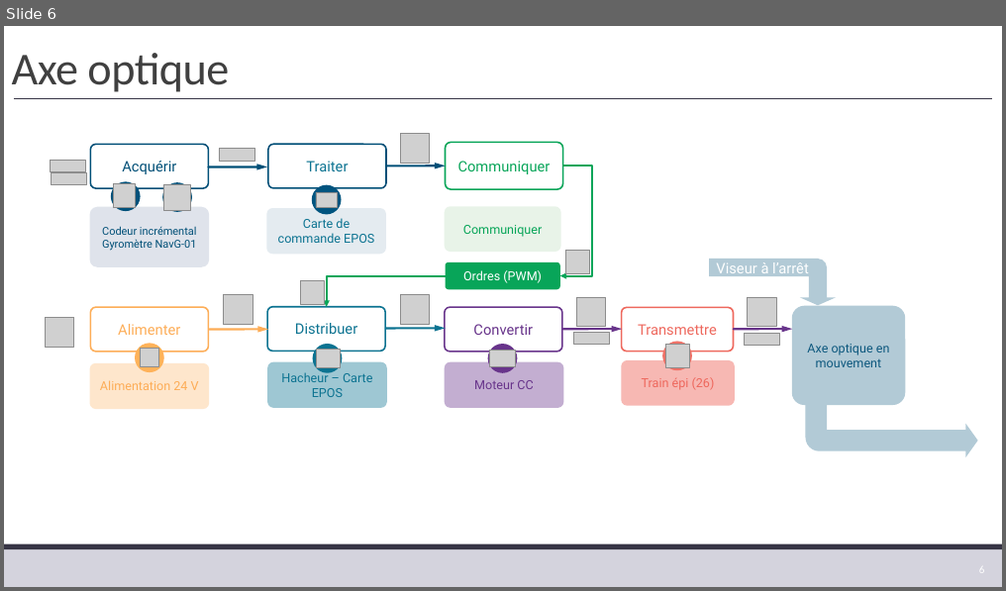
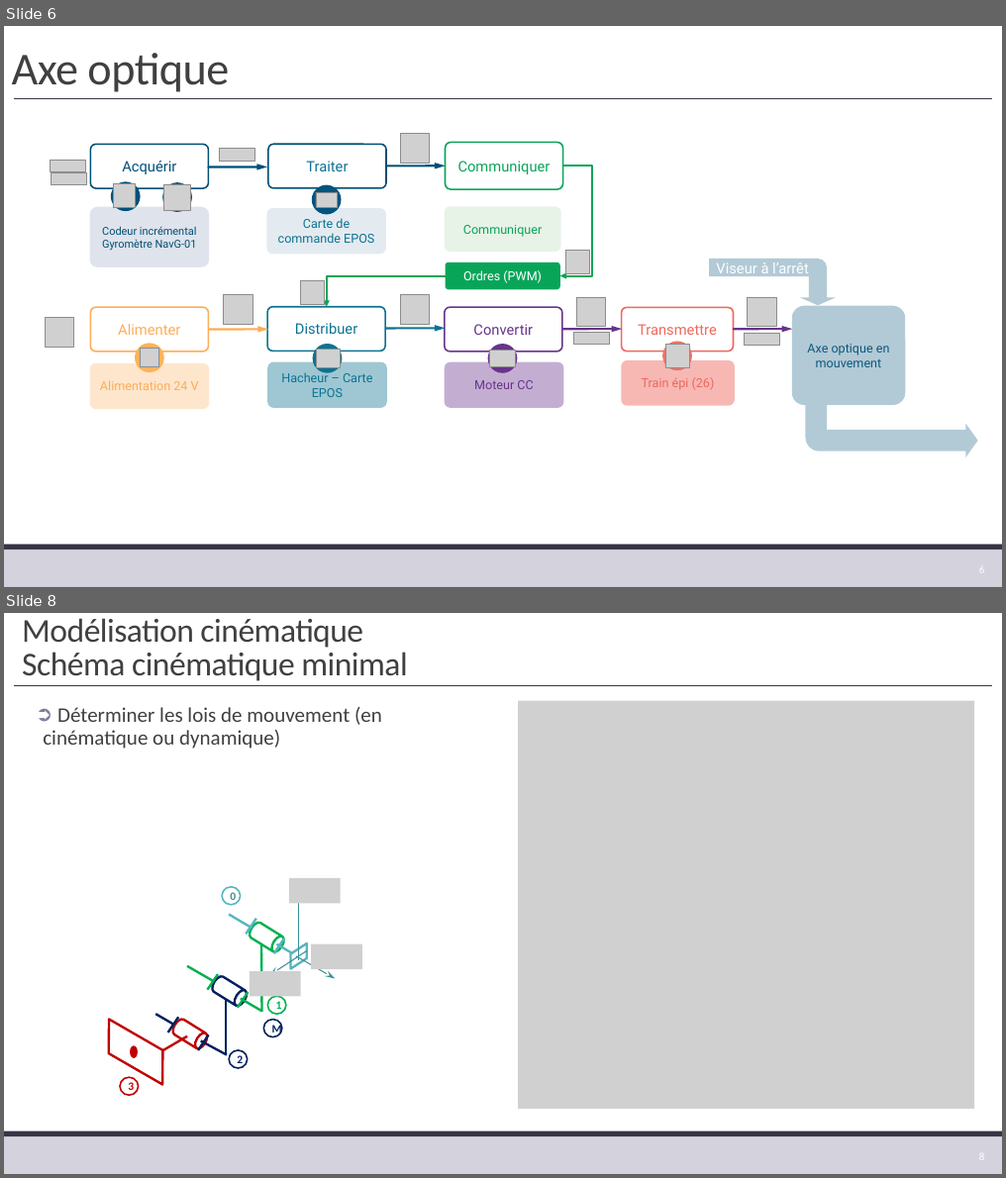
Before and after one commit to xpessoles/TP_Corriges, a slide deck: 01_BGR_300/01_BGR_300.pptx. Shown one above the other, each under a label of ours: slide 6 before the commit, slides 6 and 8 after it; the slides between them are not shown. The pictures are 1006x591 and 1006x1178 pixels, drawn with LibreOffice and Linux fonts; fonts in the diff are those of the drawing; grey boxes stand for pictures; background and template pictures are left out. Boxes give left, top, right and bottom in pixels: in the first picture for what was removed or moved away, otherwise in the second. Text is boxed around its words. In the diff, an @@ line names an element or a change of style, - is before the commit and + after.

```diff
--- a/01_BGR_300/01_BGR_300.pptx
+++ b/01_BGR_300/01_BGR_300.pptx
@@ slide 8 added at (4,613,1002,1174), background #FFFFFF; not listed: 3 template elements that a slide beside it also shows @@
@@ title added at (22,618,407,681), 32 pt, text #404040 @@
+Modélisation cinématique
+Schéma cinématique minimal
@@ picture added at (519,700,975,1109) @@
@@ text added at (43,707,382,749), 20 pt, text #404040 @@
+➲ Déterminer les lois de mouvement (en cinématique ou dynamique)
@@ picture added at (289,878,341,903) @@
@@ ellipse added at (222,887,241,905), outline #58B6C0 1.5 pt, 11 pt, text #3A8F98, bold @@
+0
@@ arrow added from (299, 960) to (299, 891), #3A8F98 1 pt @@
@@ line added from (252, 928) to (229, 915), #58B6C0 2.25 pt @@
@@ line added from (256, 919) to (246, 934), #58B6C0 2.25 pt @@
@@ cylinder added at (248,921,286,955), outline #00B050 2.25 pt @@
@@ line added from (285, 939) to (274, 954), #58B6C0 2.25 pt @@
@@ line added from (214, 982) to (187, 966), #00B050 2.25 pt @@
@@ line added from (261, 945) to (262, 1012), #00B050 2.25 pt @@
@@ arrow added from (307, 952) to (269, 976), #3A8F98 1 pt @@
@@ line added from (293, 954) to (276, 945), #58B6C0 2.25 pt @@
@@ parallelogram added at (291,944,307,969), outline #58B6C0 2.25 pt @@
@@ arrow added from (296, 957) to (335, 979), #3A8F98 1 pt @@
@@ picture added at (311,945,362,970) @@
@@ line added from (218, 974) to (208, 990), #00B050 2.25 pt @@
@@ cylinder added at (210,974,249,1008), outline #002060 2.25 pt @@
@@ line added from (249, 992) to (238, 1008), #00B050 2.25 pt @@
@@ line added from (262, 1011) to (241, 998), #00B050 2.25 pt @@
@@ picture added at (250,971,301,997) @@
@@ ellipse added at (267,996,286,1014), outline #00B050 1.5 pt, 11 pt, text #00B050, bold @@
+1
@@ parallelogram added at (94,1020,177,1085), outline #C00000 2.25 pt @@
@@ group added at (156,1014,227,1056): 4 lines, 1 cylinder @@
@@ line added from (226, 1057) to (226, 1000), #002060 2.25 pt @@
@@ ellipse added at (263,1020,282,1038), outline #002060 1.5 pt, 11 pt, text #002060, bold @@
+M
@@ ellipse added at (131,1048,137,1059), fill #C00000, outline #C00000 1.5 pt @@
@@ line added from (187, 1037) to (163, 1051), #C00000 2.25 pt @@
@@ ellipse added at (229,1051,248,1069), outline #002060 1.5 pt, 11 pt, text #002060, bold @@
+2
@@ ellipse added at (120,1078,139,1096), outline #C00000 1.5 pt, 11 pt, text #C00000, bold @@
+3
```
Also in this commit, not shown: 2 other slides added.
